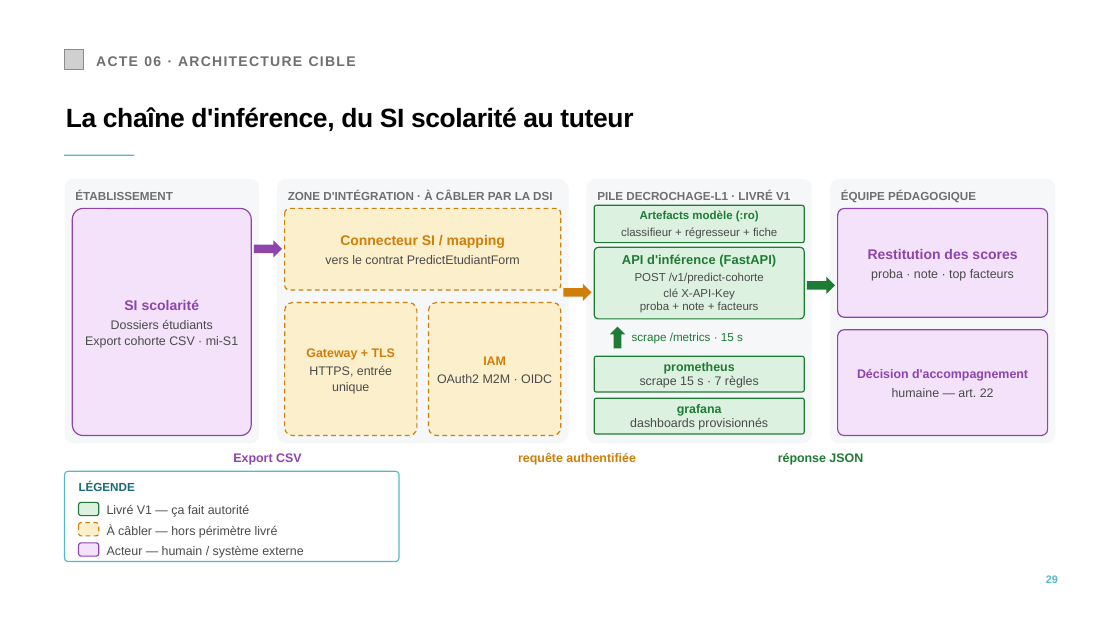
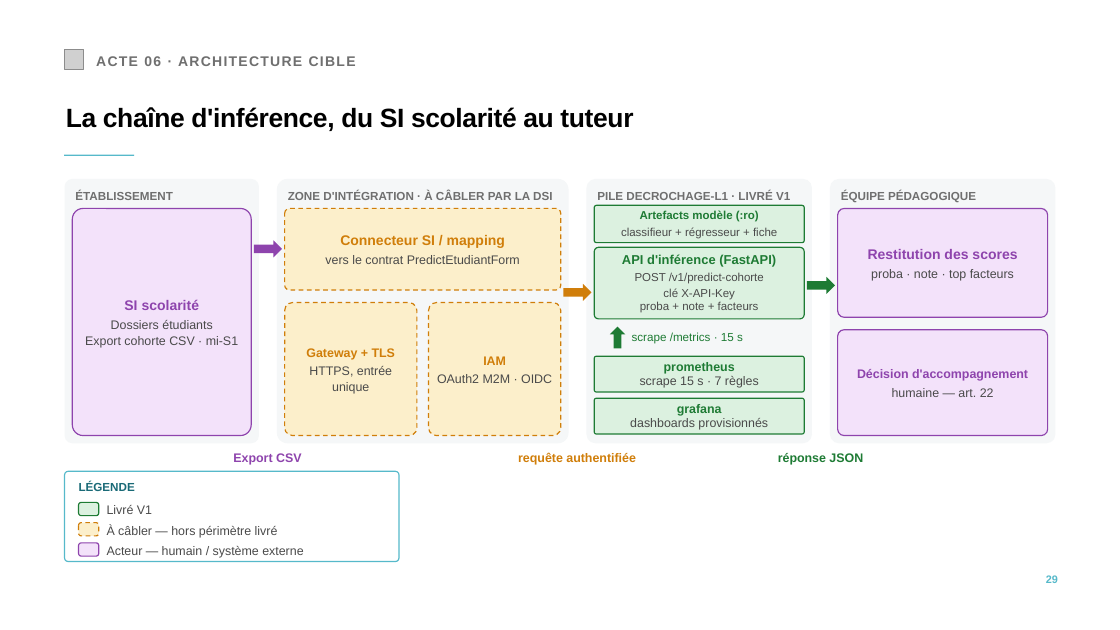
Before and after one commit to jalb-code/cisia-decrochage-etudiant, a slide deck: slide 29 of docs/JALB-Decrochage-l1.pptx. Drawn at 1120x630 pixels with LibreOffice and Linux fonts; fonts in the diff are those of the drawing; grey boxes stand for pictures. Boxes give left, top, right and bottom in pixels: in the first picture for what was removed or moved away, otherwise in the second. Text is boxed around its words. In the diff, an @@ line names an element or a change of style, - is before the commit and + after.

```diff
--- a/docs/JALB-Decrochage-l1.pptx
+++ b/docs/JALB-Decrochage-l1.pptx
@@ text at (107,505,152,514): text changed @@
-Livré V1 — ça fait autorité
+Livré V1
```
Also in this commit, not shown: 3 other slides changed, 1 other file.
